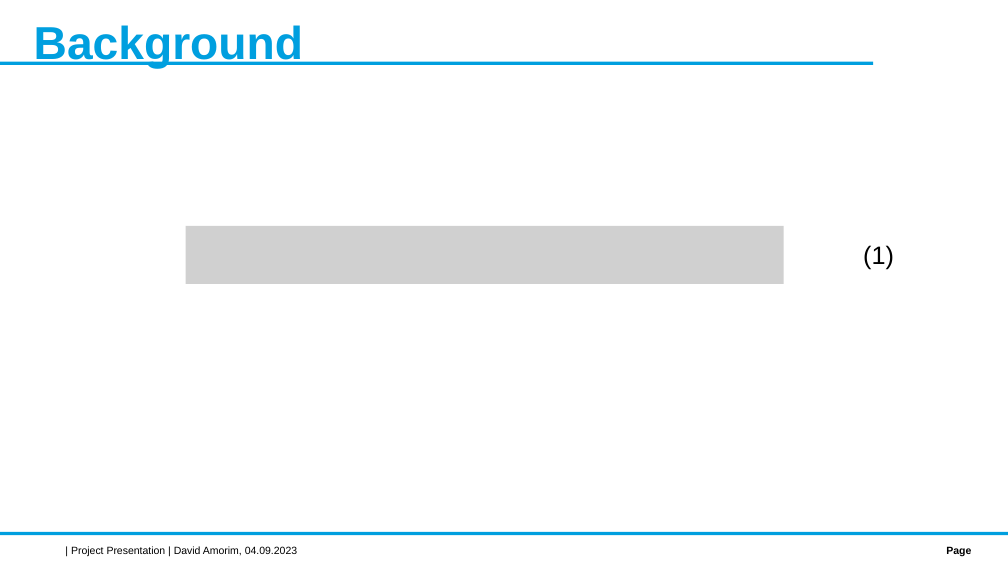
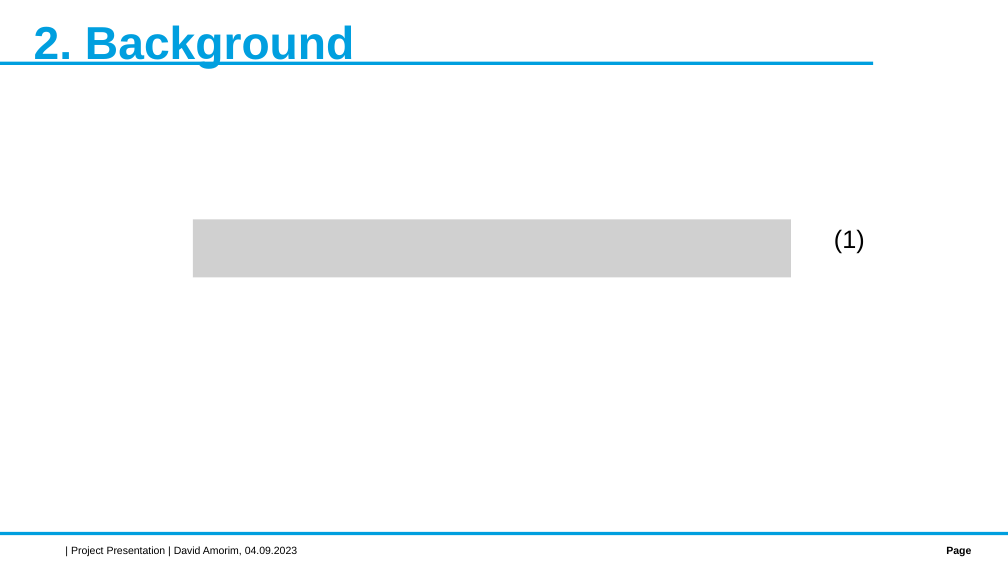
Before and after one commit to david-f-amorim/Simulating-THG-of-few-femtosecond-pulses-in-a-noble-gas-, a slide deck: slide 4 of presentations/DESY - Final Presentation.pptx. Drawn at 1008x567 pixels with LibreOffice and Linux fonts; fonts in the diff are those of the drawing; grey boxes stand for pictures; background and template pictures are left out. Boxes give left, top, right and bottom in pixels: in the first picture for what was removed or moved away, otherwise in the second. Text is boxed around its words. In the diff, an @@ line names an element or a change of style, - is before the commit and + after.

```diff
--- a/presentations/DESY - Final Presentation.pptx
+++ b/presentations/DESY - Final Presentation.pptx
@@ title at box(34, 25, 354, 69): text changed @@
-Background
+2. Background
@@ picture: place and size @@
-picture at box(186, 226, 784, 284)
+picture at box(193, 219, 791, 278)
@@ text "(1)": place and size @@
-text "(1)" at box(863, 245, 894, 270)
+text "(1)" at box(834, 229, 865, 254)
```
Also in this commit, not shown: 5 other slides changed, 8 slides added, 53 other files.
